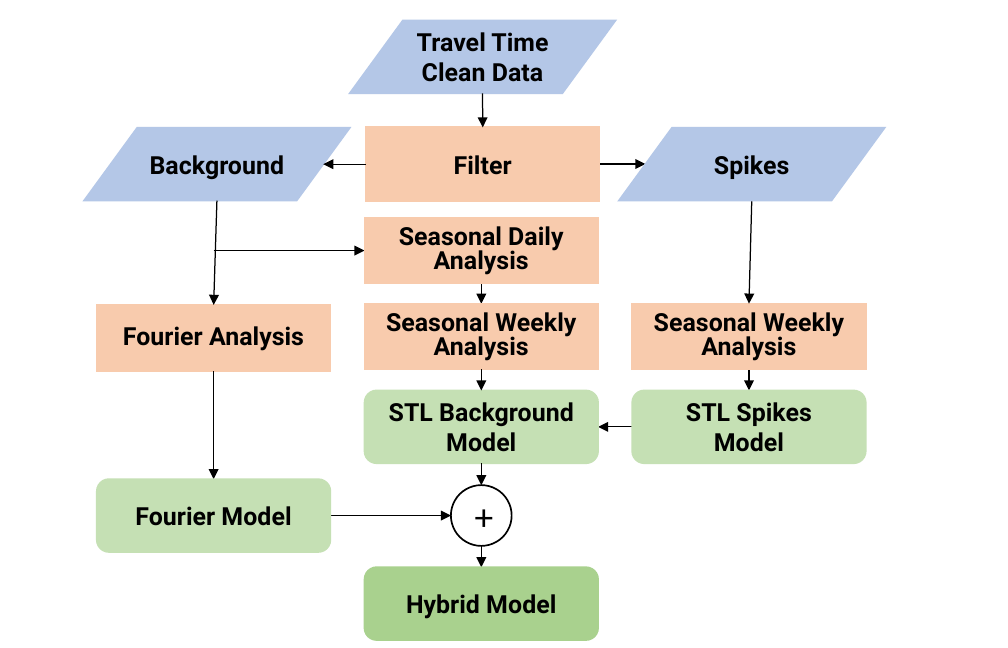
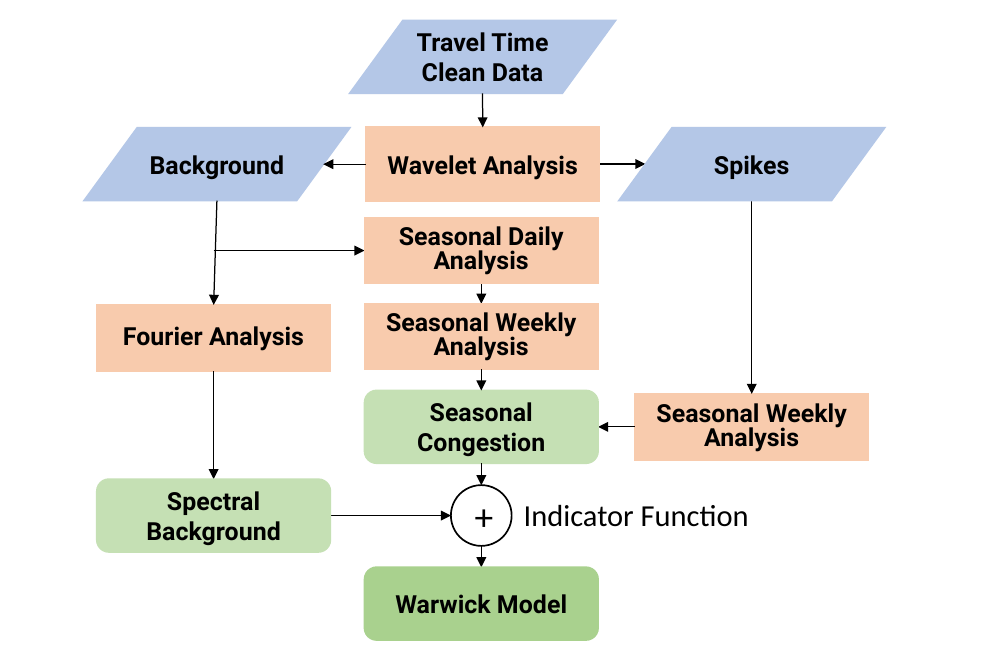
Before and after one commit to ACabrejas/IEEE_ITSC2020_WARP, a slide deck: slide 1 of paper/images/flowchart2.pptx. Drawn at 1008x648 pixels with LibreOffice and Linux fonts; fonts in the diff are those of the drawing. Boxes give left, top, right and bottom in pixels: in the first picture for what was removed or moved away, otherwise in the second. Text is boxed around its words. In the diff, an @@ line names an element or a change of style, - is before the commit and + after.

```diff
--- a/paper/images/flowchart2.pptx
+++ b/paper/images/flowchart2.pptx
@@ text in rectangle at [387,155,578,180]: text changed @@
-Filter
+Wavelet Analysis
@@ arrow moved from (748, 303) - (752, 200) to (752, 394) - (752, 200) @@
@@ arrow removed from (748, 369) to (748, 390) @@
@@ text in rounded rectangle at [417,402,545,456]: text changed @@
-STL Background Model
+Seasonal Congestion
@@ rounded rectangle removed at [633,390,867,463] @@
-STL Spikes Model
@@ rectangle "Seasonal Weekly Analysis": place and size @@
-rectangle "Seasonal Weekly Analysis" at [633,303,867,369]
+rectangle "Seasonal Weekly Analysis" at [635,394,869,460]
@@ text in rounded rectangle at [146,491,281,545]: text changed @@
-Fourier Model
+Spectral Background
@@ text added at [524,504,749,527], 18 pt, text #000000 @@
+Indicator Function
@@ text in rounded rectangle at [395,594,567,614]: text changed @@
-Hybrid Model
+Warwick Model
```
Also in this commit, not shown: 9 other files.
